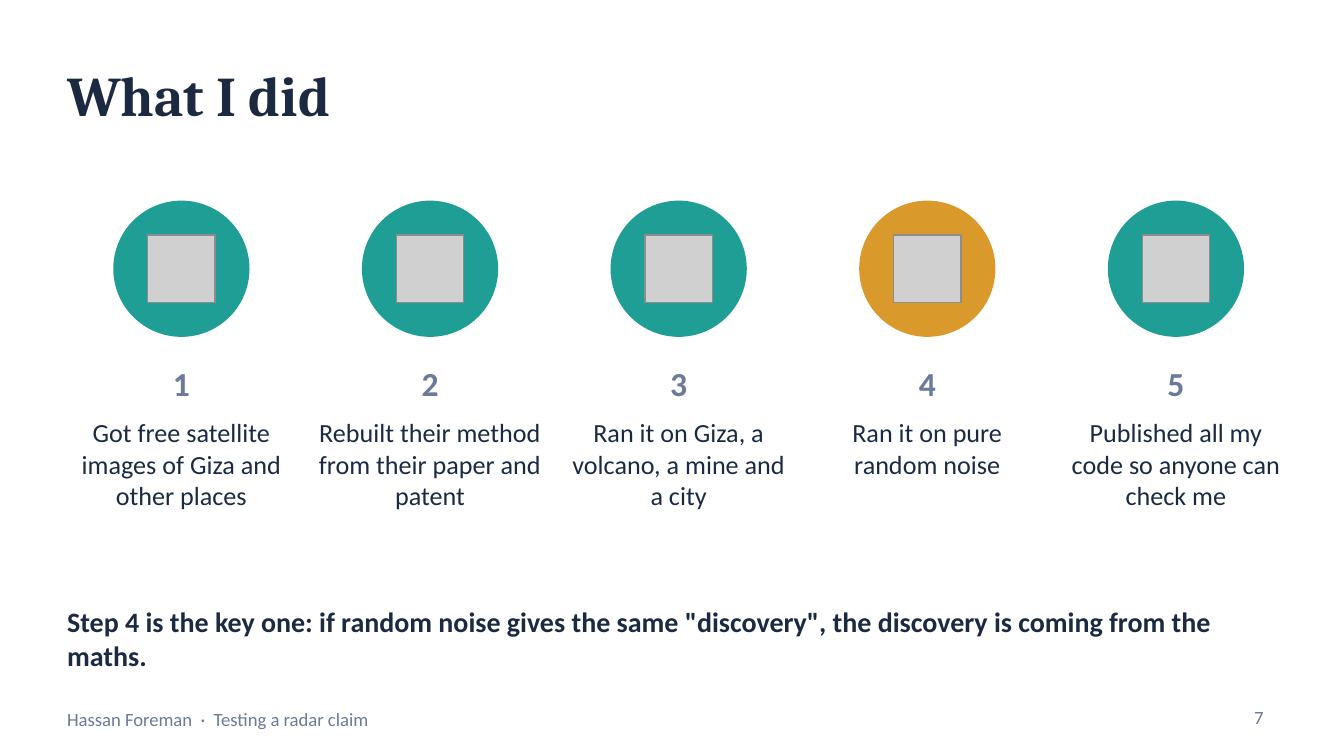
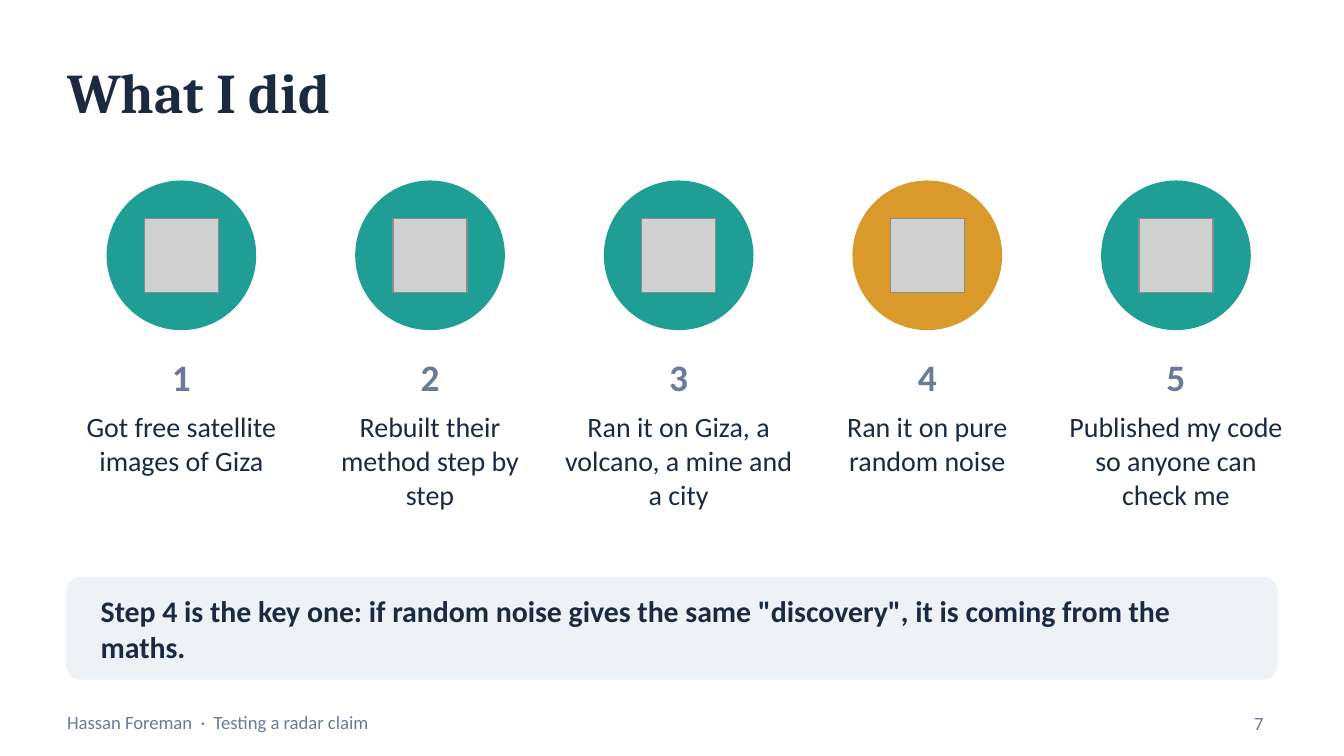
Before and after one commit to Hassanforeman/subsurface-sar-tomo, a slide deck: slide 7 of docs/outreach/Radar_and_the_Pyramids_Year9.pptx. Drawn at 1344x756 pixels with LibreOffice and Linux fonts; fonts in the diff are those of the drawing; grey boxes stand for pictures. Boxes give left, top, right and bottom in pixels: in the first picture for what was removed or moved away, otherwise in the second. Text is boxed around its words. In the diff, an @@ line names an element or a change of style, - is before the commit and + after.

```diff
--- a/docs/outreach/Radar_and_the_Pyramids_Year9.pptx
+++ b/docs/outreach/Radar_and_the_Pyramids_Year9.pptx
@@ ellipse: place and size @@
-ellipse at [114,202,249,336]
+ellipse at [108,181,255,329]
@@ ellipse: place and size @@
-ellipse at [363,202,497,336]
+ellipse at [356,181,504,329]
@@ ellipse: place and size @@
-ellipse at [612,202,746,336]
+ellipse at [605,181,753,329]
@@ ellipse: place and size @@
-ellipse at [860,202,995,336]
+ellipse at [853,181,1001,329]
@@ ellipse: place and size @@
-ellipse at [1109,202,1243,336]
+ellipse at [1102,181,1250,329]
@@ picture: place and size @@
-picture at [148,235,215,302]
+picture at [144,218,218,292]
@@ picture: place and size @@
-picture at [396,235,464,302]
+picture at [392,218,466,292]
@@ picture: place and size @@
-picture at [645,235,712,302]
+picture at [642,218,716,292]
@@ picture: place and size @@
-picture at [894,235,961,302]
+picture at [890,218,964,292]
@@ picture: place and size @@
-picture at [1142,235,1210,302]
+picture at [1138,218,1212,292]
@@ text "1": place and size @@
-text "1" at [173,374,190,396]
+text "1" at [172,367,191,391]
@@ text "2": place and size @@
-text "2" at [422,374,439,396]
+text "2" at [421,366,440,391]
@@ text "3": place and size @@
-text "3" at [670,374,687,396]
+text "3" at [669,366,688,391]
@@ text "4": place and size @@
-text "4" at [919,374,936,396]
+text "4" at [918,367,937,391]
@@ size 18 to 20 pt in 5 elements at [172,367,191,391], [421,366,440,391], [669,366,688,391], [918,367,937,391], [1166,367,1185,391] @@
@@ text "5": place and size @@
-text "5" at [1167,374,1184,396]
+text "5" at [1166,367,1185,391]
@@ text at [87,417,276,476]: text changed; size 14 to 15 pt @@
-Got free satellite images of Giza and other places
+Got free satellite images of Giza
@@ text at [341,417,519,510]: text changed; size 14 to 15 pt @@
-Rebuilt their method from their paper and patent
+Rebuilt their method step by step
@@ text "Ran it on Giza, a ...": place and size @@
-text "Ran it on Giza, a ..." at [572,424,785,510]
+text "Ran it on Giza, a ..." at [565,417,792,510]
@@ text "Ran it on Giza, a ..." at [565,417,792,510]: size 14 to 15 pt @@
@@ text "Ran it on pure random ..." at [847,417,1008,472]: size 14 to 15 pt @@
@@ text "Ran it on pure random ...": place and size @@
-text "Ran it on pure random ..." at [852,424,1002,474]
+text "Ran it on pure random ..." at [847,417,1008,472]
@@ text at [1069,417,1282,505]: text changed; size 14 to 15 pt @@
-Published all my code so anyone can check me
+Published my code so anyone can check me
@@ rounded rectangle added at [67,578,1277,679], fill #EEF2F7, outline #EEF2F7 1 pt @@
@@ text at [101,601,1170,659]: text changed; size 15 to 16 pt @@
-Step 4 is the key one: if random noise gives the same "discovery", the discovery is coming from the maths.
+Step 4 is the key one: if random noise gives the same "discovery", it is coming from the maths.
@@ page number: place and size @@
-page number at [1254,712,1263,724]
+page number at [1254,718,1263,730]
```
Also in this commit, not shown: 8 other slides changed, 3 slides added, 2 slides removed, 6 other files.
